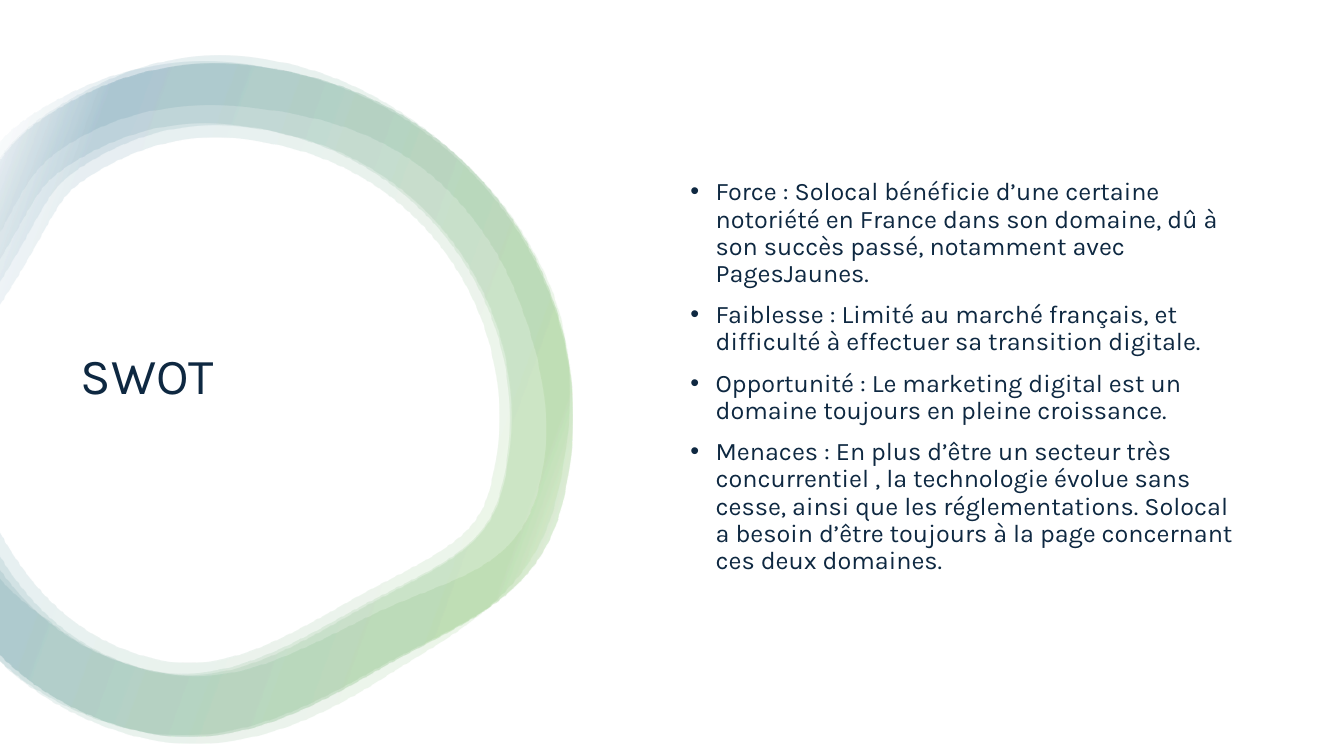
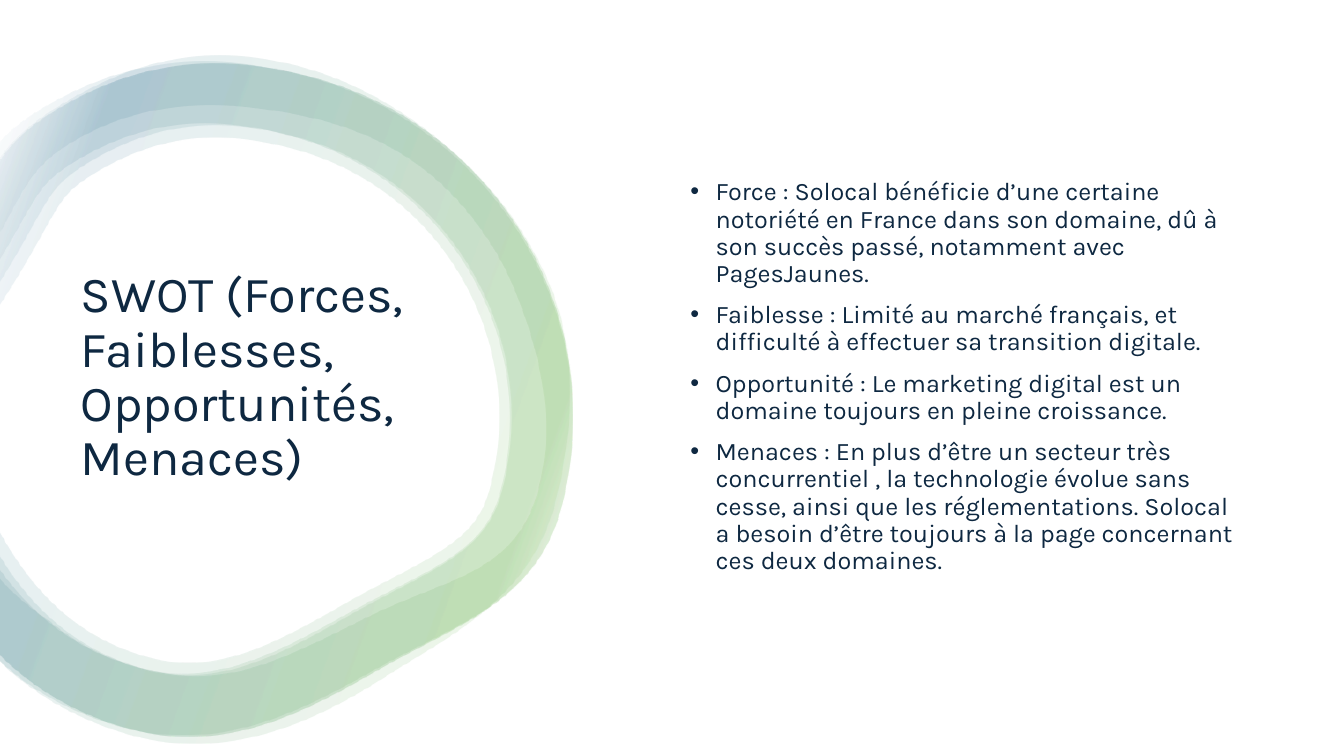
Before and after one commit to Aedery16-11/edery.github.io, a slide deck: slide 10 of cv tableau_synthese pp/Entreprise-Solocal.pptx. Drawn at 1344x756 pixels with LibreOffice and Linux fonts; fonts in the diff are those of the drawing. Boxes give left, top, right and bottom in pixels: in the first picture for what was removed or moved away, otherwise in the second. Text is boxed around its words. In the diff, an @@ line names an element or a change of style, - is before the commit and + after.

```diff
--- a/cv tableau_synthese pp/Entreprise-Solocal.pptx
+++ b/cv tableau_synthese pp/Entreprise-Solocal.pptx
@@ title at (81, 275, 403, 481): text changed @@
-SWOT
+SWOT (Forces, Faiblesses, Opportunités, Menaces)
```
Also in this commit, not shown: 1 other slide changed, 2 other files.
